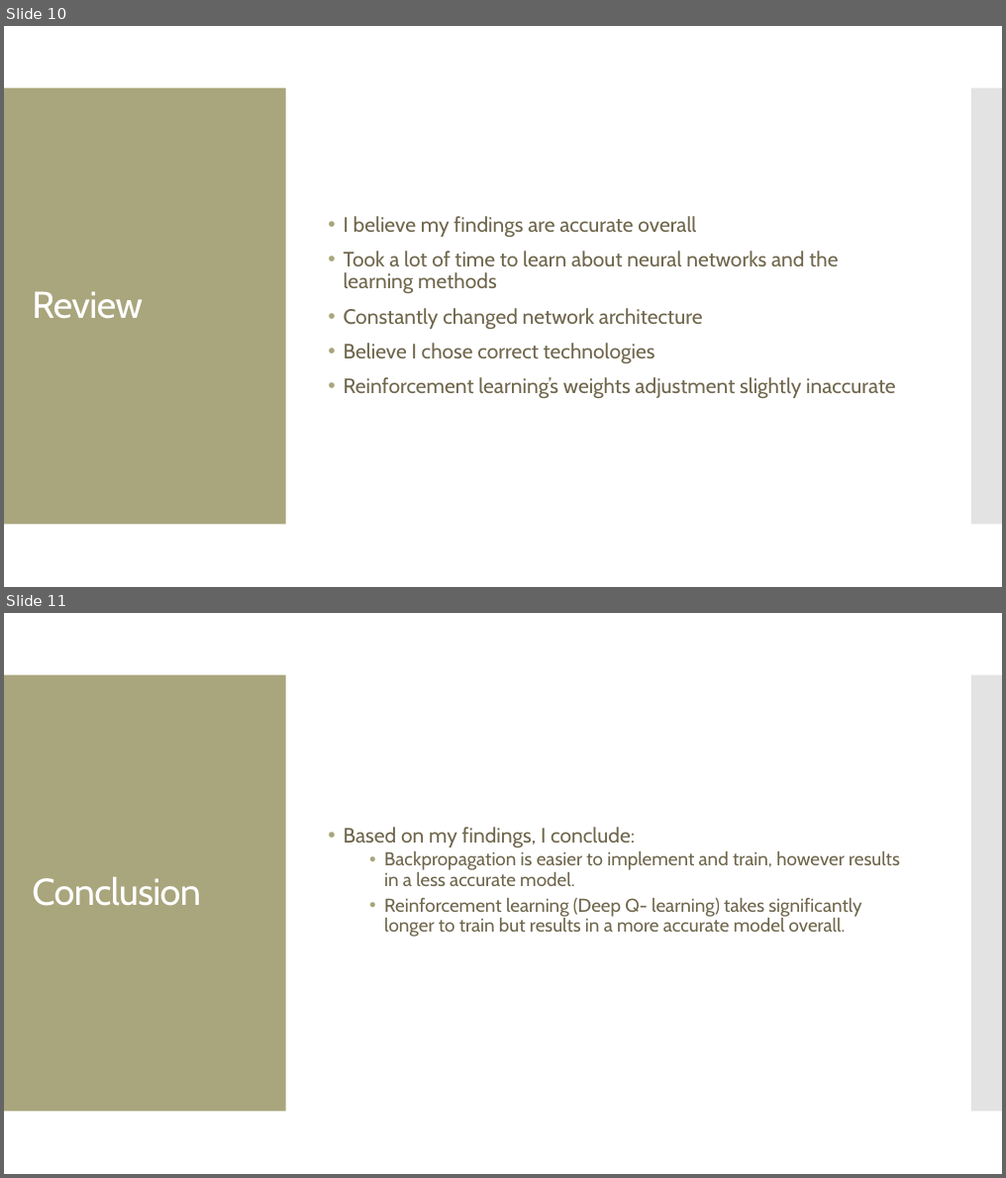
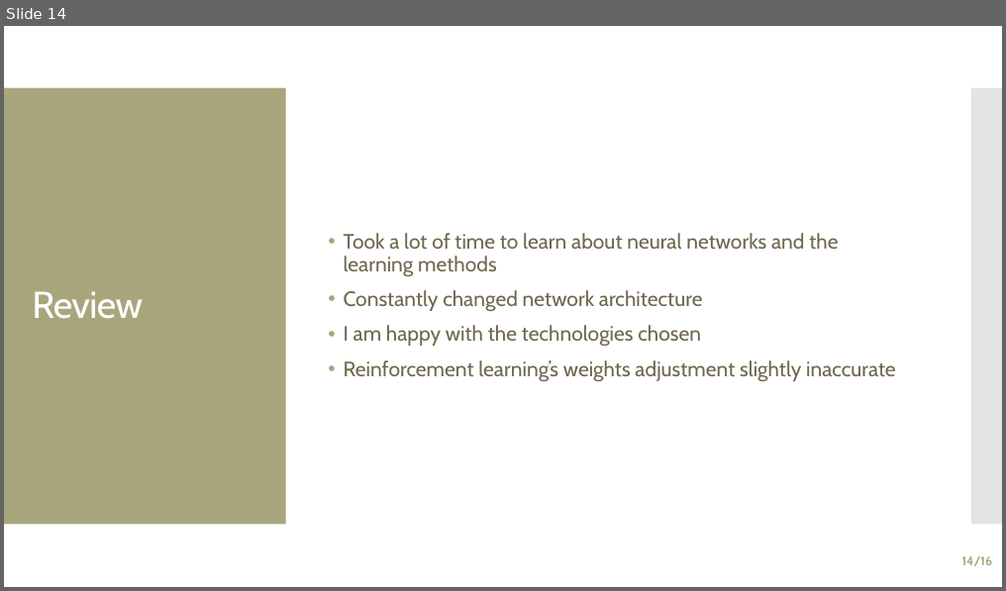
Before and after one commit to ClionaHayden/FYP-AIComparision, a slide deck: Docs/Final Presentation.pptx. Shown one above the other, each under a label of ours: slides 10 and 11 before the commit, slide 14 after it. The pictures are 1006x1178 and 1006x591 pixels, drawn with LibreOffice and Linux fonts; fonts in the diff are those of the drawing. Boxes give left, top, right and bottom in pixels: in the first picture for what was removed or moved away, otherwise in the second. Text is boxed around its words. In the diff, an @@ line names an element or a change of style, - is before the commit and + after.

```diff
--- a/Docs/Final Presentation.pptx
+++ b/Docs/Final Presentation.pptx
@@ slide 11 removed at [4, 613, 1002, 1174], background #FFFFFF; not listed: 2 template elements that a slide beside it also shows @@
@@ text removed at [344, 827, 900, 937] @@
-• Based on my findings, I conclude:
-  • Backpropagation is easier to implement and train, however results in a less accurate model.
-  • Reinforcement learning (Deep Q- learning) takes significantly longer to train but results in a more accurate model overall.
@@ title removed at [32, 876, 201, 906] @@
-Conclusion
@@ what was slide 10 is now slide 14 @@
@@ slide 14 changed as well @@
@@ text at [344, 216, 696, 237]: paragraph removed @@
-• I believe my findings are accurate overall
@@ text at [344, 325, 701, 346]: text changed @@
-• Believe I chose correct technologies
+• I am happy with the technologies chosen
@@ page number added at [962, 557, 993, 567], 12 pt, text #A9A57C, bold @@
+14/16
```
Also in this commit, not shown: 10 other slides changed, 5 slides added, 8 other files.
